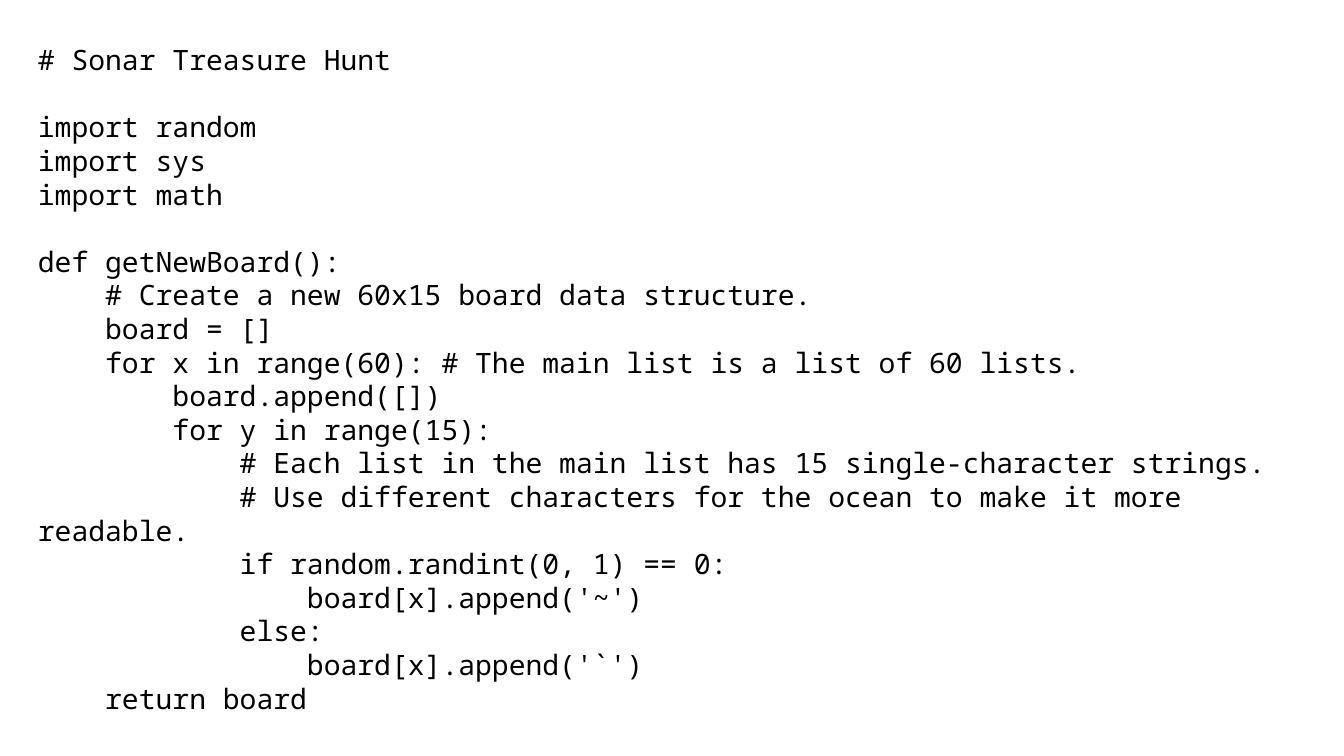
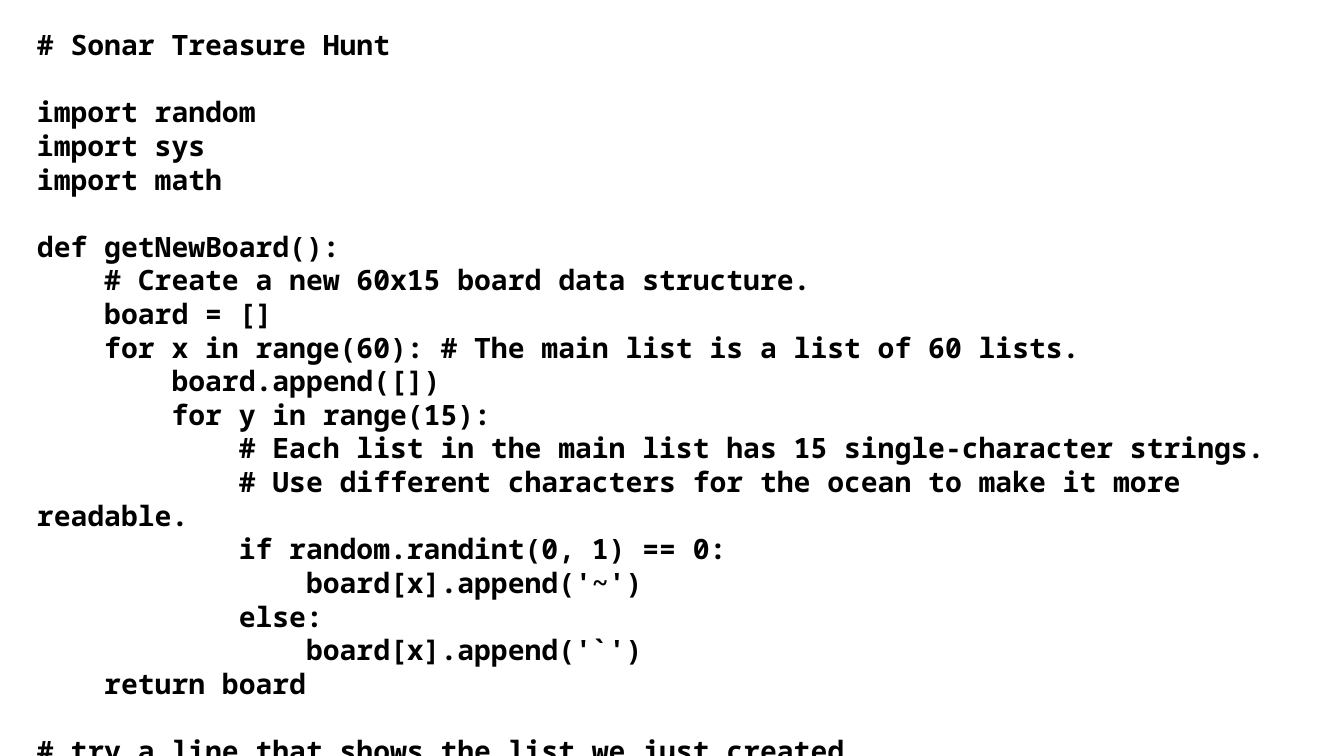
Before and after one commit to seattlecoderdojo/PythonDay-TreasureHunt, a slide deck: slide 9 of Python Day - Intermediate.pptx (slide 10 before the commit). Drawn at 1344x756 pixels with LibreOffice and Linux fonts; fonts in the diff are those of the drawing. Boxes give left, top, right and bottom in pixels: in the first picture for what was removed or moved away, otherwise in the second. Text is boxed around its words. In the diff, an @@ line names an element or a change of style, - is before the commit and + after.

```diff
--- a/Python Day - Intermediate.pptx
+++ b/Python Day - Intermediate.pptx
@@ text at bbox=[37, 34, 1265, 695]: paragraph added @@
+# try a line that shows the list we just created
@@ text "# Sonar Treasure Hunt": place and size @@
-text "# Sonar Treasure Hunt" at bbox=[38, 49, 1266, 682]
+text "# Sonar Treasure Hunt" at bbox=[37, 34, 1265, 695]
@@ text at bbox=[37, 34, 1265, 695]: bold on @@
```
Also in this commit, not shown: 6 slides added, 1 slide removed, 5 other files.
